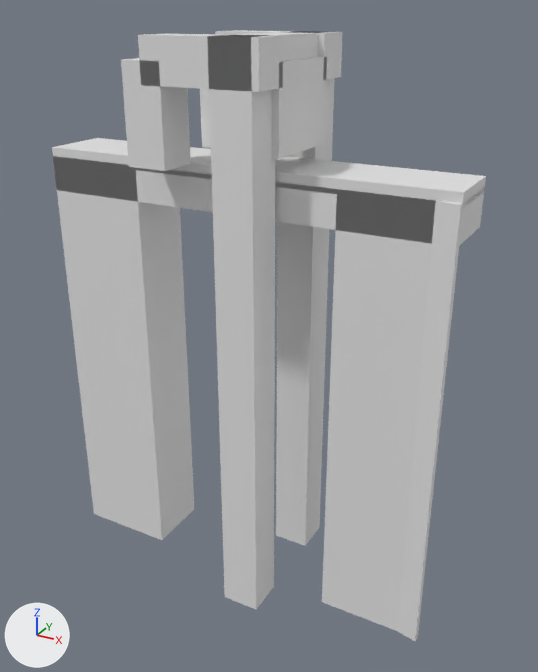
An edit to the glTF model models/westerhoven/westerhoven-brug-778b696e/westerhoven-brug-778b696e.glb, drawn before and after from the same camera.
Rendered twice from a 50 mm camera at (8.1, -13.83, 3.33) aimed at (0.4, 0.17, -3.67). The axes (+X, +Y, +Z) are drawn at lower left. The lights are the same throughout. The first picture is the older version.

The scene before the commit, as lines of its bpy script (objects in view):
```python
ob_building_balans = bpy.data.objects.new('building:balans', me_balans)
ob_building_balans.location = (0.0, 0.0, 0.0)
ob_building_balans_2 = bpy.data.objects.new('building:balans 2', me_balans_2)
ob_building_balans_2.location = (0.0, 0.0, 0.0)
ob_building_contragewicht = bpy.data.objects.new('building:contragewicht', me_contragewicht)
ob_building_contragewicht.location = (0.0, 0.0, 0.0)
ob_building_hamei = bpy.data.objects.new('building:hamei', me_hamei)
ob_building_hamei.location = (0.0, 0.0, 0.0)
ob_building_hamei_2 = bpy.data.objects.new('building:hamei 2', me_hamei_2)
ob_building_hamei_2.location = (0.0, 0.0, 0.0)
ob_building_hangstang = bpy.data.objects.new('building:hangstang', me_hangstang)
ob_building_hangstang.location = (0.0, 0.0, 0.0)
ob_building_hangstang_2 = bpy.data.objects.new('building:hangstang 2', me_hangstang_2)
ob_building_hangstang_2.location = (0.0, 0.0, 0.0)
ob_building_portaal = bpy.data.objects.new('building:portaal', me_portaal)
ob_building_portaal.location = (0.0, 0.0, 0.0)
ob_road_landhoofd__aangenomen = bpy.data.objects.new('road:landhoofd (aangenomen)', me_landhoofd__aangenomen)
ob_road_landhoofd__aangenomen.location = (0.0, 0.0, 0.0)
# also in view: 'road:fietspad' at (0.0, 0.0, 0.23); 'road:dek' at (0.0, 0.0, -0.22); 'road:landhoofd (aangenomen) 2' at (3.62, -0.05, -4.91)
```
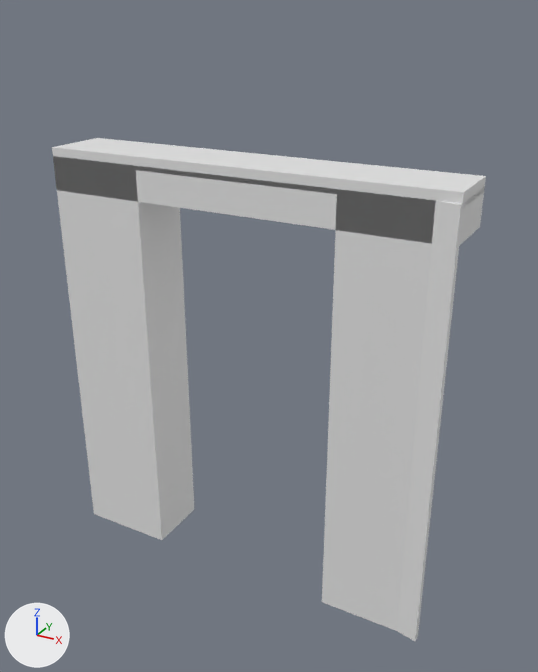
Changed parts and their boxes (x1, y1, x2, y2) in the pictures (538 x 672 px):
'building:hamei 2', deleted
    before: (207, 35, 275, 610)
'building:hamei', deleted
    before: (276, 31, 335, 546)
'building:balans 2', deleted
    before: (138, 34, 283, 92)
'building:hangstang 2', deleted
    before: (121, 58, 191, 171)
'building:contragewicht', deleted
    before: (272, 57, 327, 159)
'building:balans', deleted
    before: (215, 30, 343, 80)
'building:portaal', deleted
    before: (228, 32, 318, 61)
'building:hangstang', deleted
    before: (200, 89, 211, 148)

The change, as a list of edits to the scene's bpy script:
```text
Remove ob_building_hamei:
    ob_building_hamei = bpy.data.objects.new('building:hamei', me_hamei)
    ob_building_hamei.location = (0.0, 0.0, 0.0)
Remove ob_building_hamei_2:
    ob_building_hamei_2 = bpy.data.objects.new('building:hamei 2', me_hamei_2)
    ob_building_hamei_2.location = (0.0, 0.0, 0.0)
Remove ob_building_portaal:
    ob_building_portaal = bpy.data.objects.new('building:portaal', me_portaal)
    ob_building_portaal.location = (0.0, 0.0, 0.0)
Remove ob_building_balans:
    ob_building_balans = bpy.data.objects.new('building:balans', me_balans)
    ob_building_balans.location = (0.0, 0.0, 0.0)
Remove ob_building_hangstang:
    ob_building_hangstang = bpy.data.objects.new('building:hangstang', me_hangstang)
    ob_building_hangstang.location = (0.0, 0.0, 0.0)
Remove ob_building_balans_2:
    ob_building_balans_2 = bpy.data.objects.new('building:balans 2', me_balans_2)
    ob_building_balans_2.location = (0.0, 0.0, 0.0)
Remove ob_building_hangstang_2:
    ob_building_hangstang_2 = bpy.data.objects.new('building:hangstang 2', me_hangstang_2)
    ob_building_hangstang_2.location = (0.0, 0.0, 0.0)
Remove ob_building_contragewicht:
    ob_building_contragewicht = bpy.data.objects.new('building:contragewicht', me_contragewicht)
    ob_building_contragewicht.location = (0.0, 0.0, 0.0)
```
